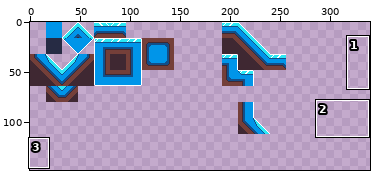
A sprite sheet gets an edit: res/gfx/tileset.png. Above, an overview of the earlier version with the close-up marked.
Close-up. Old version:
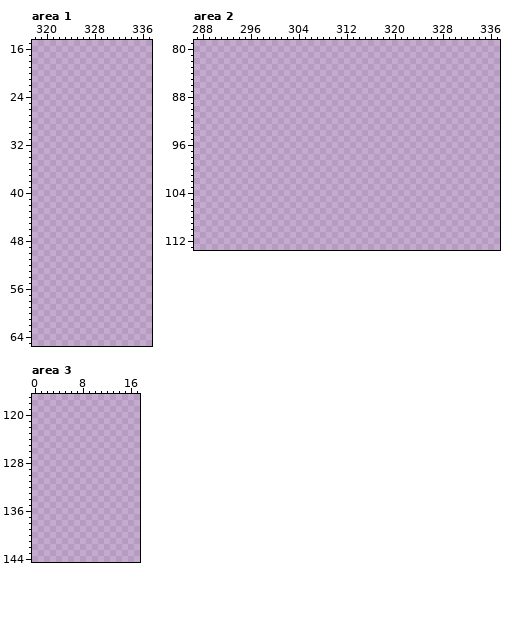
The file is 512x512 pixels. Shown: area 1: x 318..337, y 15..65; area 2: x 287..337, y 79..113; area 3: x 0..17, y 117..144. The wide view leaves out empty margins. The commit also changed other parts of the picture, which this record leaves out.
And afterwards:
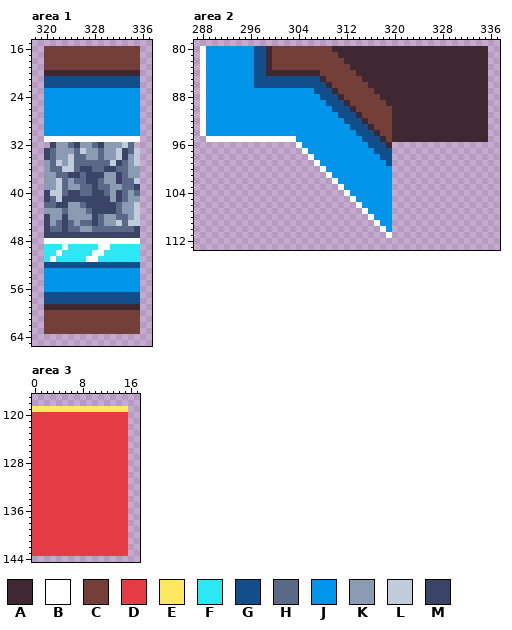
Palette (. is transparent): A #3f2832  B #ffffff  C #743f39  D #e43b44  E #fee761  F #2ce8f5  G #124e89  H #5a6988  J #0095e9  K #8b9bb4  L #c0cbdc  M #3a4466
Change:
Area 1:
y 16..19: x 320..335 ................ -> CCCCCCCCCCCCCCCC
y 20: x 320..335 ................ -> AAAAAAAAAAAAAAAA
y 21..22: x 320..335 ................ -> GGGGGGGGGGGGGGGG
y 23..30: x 320..335 ................ -> JJJJJJJJJJJJJJJJ
y 31: x 320..335 ................ -> BBBBBBBBBBBBBBBB
y 32: x 321..334 .............. -> MKKHMKKHMKKKLH
y 33: x 320..335 ................ -> MHKKKHLKKHKKLMHL
y 34: x 320..335 ................ -> MHKKLHHKKHKKLMKL
y 35: x 320..335 ................ -> KHLKLHHHHHHLMHKL
y 36: x 320..335 ................ -> KHHLLHMMHHMMHHKK
y 37: x 320..335 ................ -> KKHHMMHMMMKKMHKK
y 38: x 320..335 ................ -> KKLHKHHMMHKKMHHL
y 39: x 320..335 ................ -> KKLHKKHHMHHKKHHM
y 40: x 320..335 ................ -> MLLHMMHHMMHKMHKH
y 41: x 320..335 ................ -> MHLMMMMMMMMKMHKK
y 42: x 320..335 ................ -> HHMMKKHMMMMMHKKL
y 43: x 320..335 ................ -> KKKHKKKHMMMMHKKL
y 44: x 320..335 ................ -> MKKMKKKKMHKKHHKL
y 45: x 320..335 ................ -> MKHMHKHHMHKKLHLL
y 46: x 320..335 ................ -> MHHMHHKKHHHHHHHM
y 47: x 320..335 ................ -> MMMMMMMMMMMMMMMM
y 48: x 320..335 ................ -> BBBBBBBBBBBBBBBB
y 49: x 320..335 ................ -> FFFBFFFFFBBFFFFF
y 50: x 320..335 ................ -> FFBFFFFFBBFFFFFF
y 51: x 320..335 ................ -> FBFFFFFBBFFFFFFF
y 52: x 320..335 ................ -> GGGGGGGGGGGGGGGG
y 53..56: x 320..335 ................ -> JJJJJJJJJJJJJJJJ
y 57..58: x 320..335 ................ -> GGGGGGGGGGGGGGGG
y 59: x 320..335 ................ -> AAAAAAAAAAAAAAAA
y 60..63: x 320..335 ................ -> CCCCCCCCCCCCCCCC
Area 2:
y 80: x 288..335 ................................................ -> BJJJJJJJJGGACCCCCCCCCCAAAAAAAAAAAAAAAAAAAAAAAAAA
y 81: x 288..335 ................................................ -> BJJJJJJJJGGACCCCCCCCCCCAAAAAAAAAAAAAAAAAAAAAAAAA
y 82: x 288..335 ................................................ -> BJJJJJJJJGGACCCCCCCCCCCCAAAAAAAAAAAAAAAAAAAAAAAA
y 83: x 288..335 ................................................ -> BJJJJJJJJGGACCCCCCCCCCCCCAAAAAAAAAAAAAAAAAAAAAAA
y 84: x 288..335 ................................................ -> BJJJJJJJJGGAAAAAAAAACCCCCCAAAAAAAAAAAAAAAAAAAAAA
y 85: x 288..335 ................................................ -> BJJJJJJJJGGGGGGGGGGGACCCCCCAAAAAAAAAAAAAAAAAAAAA
y 86: x 288..335 ................................................ -> BJJJJJJJJGGGGGGGGGGGGACCCCCCAAAAAAAAAAAAAAAAAAAA
y 87: x 288..335 ................................................ -> BJJJJJJJJJJJJJJJJJJGGGACCCCCCAAAAAAAAAAAAAAAAAAA
y 88: x 288..335 ................................................ -> BJJJJJJJJJJJJJJJJJJJGGGACCCCCCAAAAAAAAAAAAAAAAAA
y 89: x 288..335 ................................................ -> BJJJJJJJJJJJJJJJJJJJJGGGACCCCCCAAAAAAAAAAAAAAAAA
y 90: x 288..335 ................................................ -> BJJJJJJJJJJJJJJJJJJJJJGGGACCCCCCAAAAAAAAAAAAAAAA
y 91: x 288..335 ................................................ -> BJJJJJJJJJJJJJJJJJJJJJJGGGACCCCCAAAAAAAAAAAAAAAA
y 92: x 288..335 ................................................ -> BJJJJJJJJJJJJJJJJJJJJJJJGGGACCCCAAAAAAAAAAAAAAAA
y 93: x 288..335 ................................................ -> BJJJJJJJJJJJJJJJJJJJJJJJJGGGACCCAAAAAAAAAAAAAAAA
y 94: x 288..335 ................................................ -> BJJJJJJJJJJJJJJJJJJJJJJJJJGGGACCAAAAAAAAAAAAAAAA
y 95: x 289..335 ............................................... -> BBBBBBBBBBBBBBBJJJJJJJJJJJGGGACAAAAAAAAAAAAAAAA
y 96: x 304..319 ................ -> BJJJJJJJJJJJGGGA
y 97: x 305..319 ............... -> BJJJJJJJJJJJGGG
y 98: x 306..319 .............. -> BJJJJJJJJJJJGG
y 99: x 307..319 ............. -> BJJJJJJJJJJJG
y 100: x 308..319 ............ -> BJJJJJJJJJJJ
y 101: x 309..319 ........... -> BJJJJJJJJJJ
y 102: x 310..319 .......... -> BJJJJJJJJJ
y 103: x 311..319 ......... -> BJJJJJJJJ
y 104: x 312..319 ........ -> BJJJJJJJ
y 105: x 313..319 ....... -> BJJJJJJ
y 106: x 314..319 ...... -> BJJJJJ
y 107: x 315..319 ..... -> BJJJJ
y 108: x 316..319 .... -> BJJJ
y 109: x 317..319 ... -> BJJ
y 110: x 318..319 .. -> BJ
y 111: x 319 . -> B
Area 3:
y 119: x 0..15 ................ -> EEEEEEEEEEEEEEEE
y 120..143: x 0..15 ................ -> DDDDDDDDDDDDDDDD
Where, in picture pixels (left, top, right, bottom), the same in both close-ups:
added: (44, 46, 140, 334)
added: (200, 46, 488, 238)
added: (32, 406, 128, 556)
